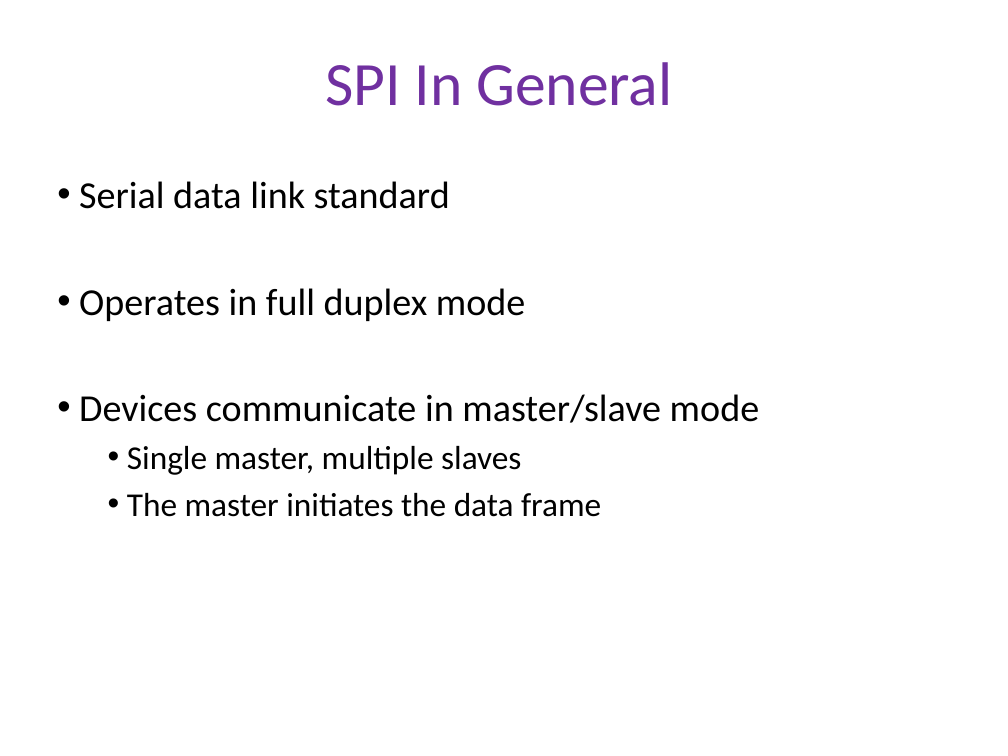
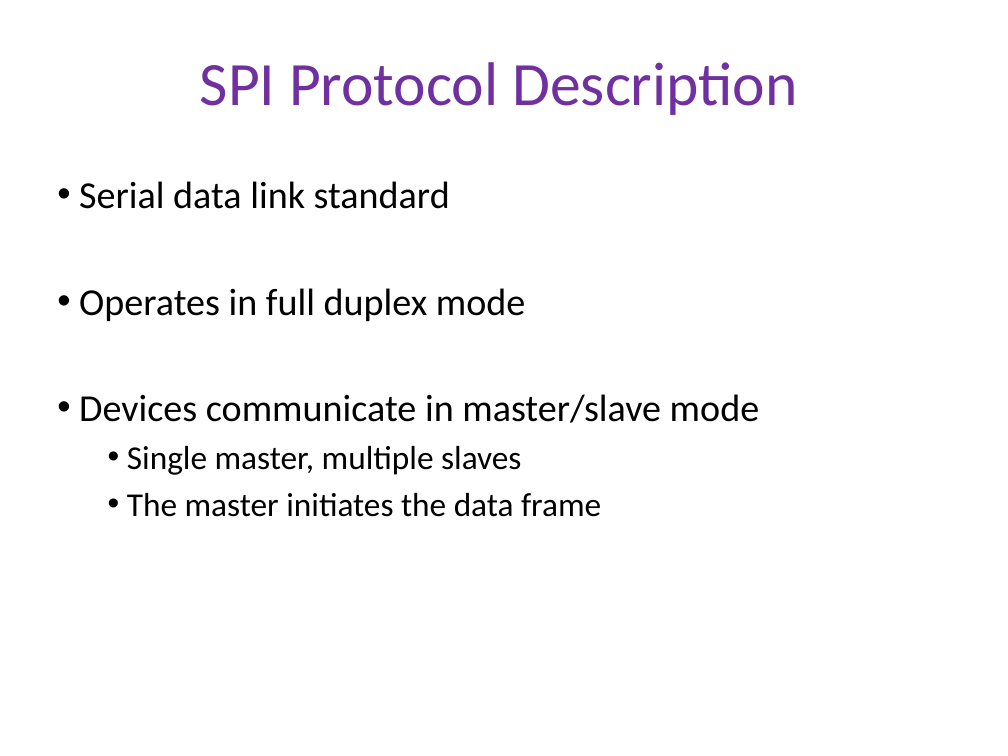
Before and after one commit to dengqingyong/vlsi-spi, a slide deck: slide 3 of Presentations/Final_Presentation/spi_final_presentation.pptx. Drawn at 1008x756 pixels with LibreOffice and Linux fonts; fonts in the diff are those of the drawing; background and template pictures are left out. Boxes give left, top, right and bottom in pixels: in the first picture for what was removed or moved away, otherwise in the second. Text is boxed around its words. In the diff, an @@ line names an element or a change of style, - is before the commit and + after.

```diff
--- a/Presentations/Final_Presentation/spi_final_presentation.pptx
+++ b/Presentations/Final_Presentation/spi_final_presentation.pptx
@@ title at bbox=[200, 62, 797, 115]: text changed @@
-SPI In General
+SPI Protocol Description
```
Also in this commit, not shown: 15 other slides changed, 9 slides added, 1 slide removed, 1 other file.
